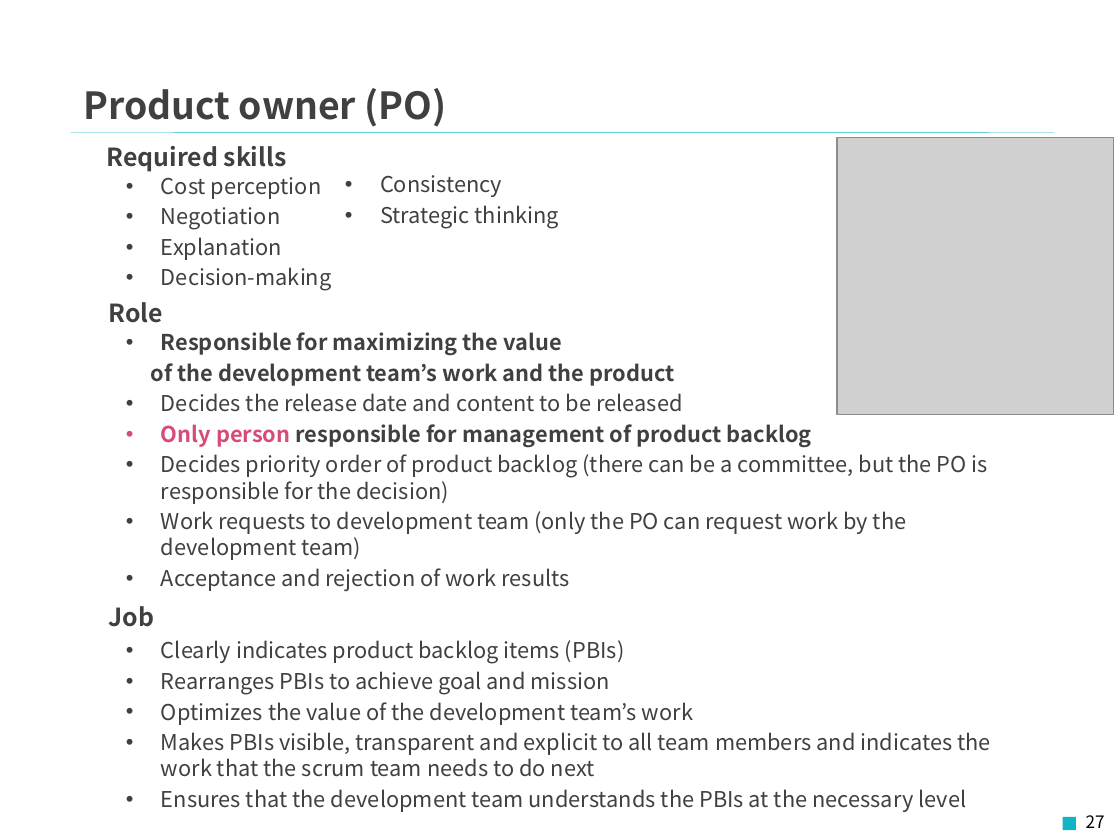
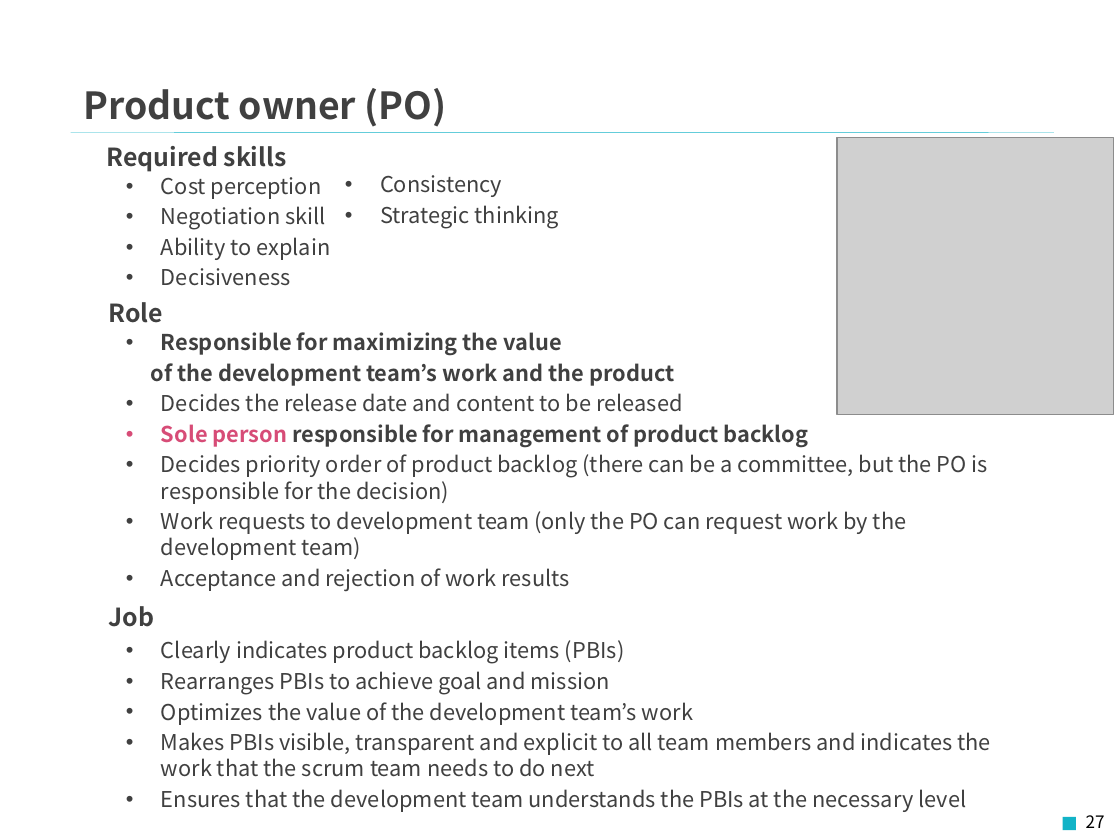
Before and after one commit to Fintan-contents/introduction-to-scrum, a slide deck: slide 27 of en/docs/Introduction_to_Scrum.pptx. Drawn at 1120x840 pixels with LibreOffice and Linux fonts; fonts in the diff are those of the drawing; grey boxes stand for pictures; background and template pictures are left out. Boxes give left, top, right and bottom in pixels: in the first picture for what was removed or moved away, otherwise in the second. Text is boxed around its words. In the diff, an @@ line names an element or a change of style, - is before the commit and + after.

```diff
--- a/en/docs/Introduction_to_Scrum.pptx
+++ b/en/docs/Introduction_to_Scrum.pptx
@@ text at <box>161,206,330,286</box>: text changed @@
-• Negotiation
-• Explanation
-• Decision-making
+• Negotiation skill
+• Ability to explain
+• Decisiveness
@@ text at <box>161,424,809,448</box>: text changed @@
-• Only person responsible for management of product backlog
+• Sole person responsible for management of product backlog
```
Also in this commit, not shown: 22 other slides changed, 1 other file.
